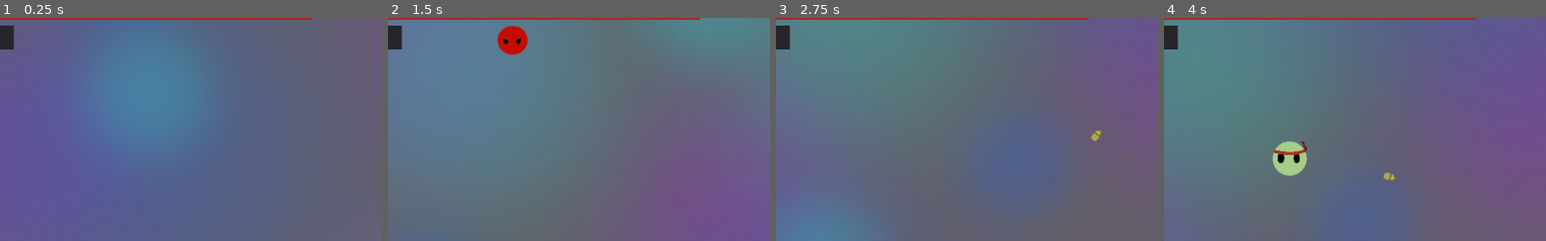
Above: before the commit, frames 1-4 (left to right).
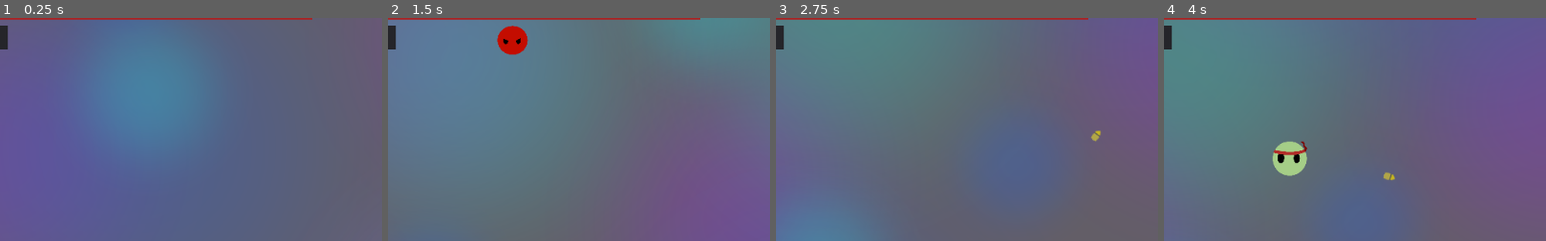
Above: after the commit, the same moments.

Repository: BobWizardLad/combo-gun
Game: Godot game, scene res://Root Scene.tscn
Two runs of this game, one before a commit and one after it. Both use one fixed random seed, a clock stepped at 60 frames per second and the inputs below.
Inputs (mouse positions are % of the whole screen's width and height, from its top left):
- Up to frame 1 (0.25 s): no input
- Up to frame 2 (1.5 s): tap Enter at 0.5 s; move the mouse to (72, 45) at 0.52 s; press the mouse at (72, 45) at 0.53 s; hold D (move_right) 0.53-1.28 s; move the mouse to (30, 55) at 1.27 s; release the mouse at (30, 55) at 1.28 s; hold S (move_down) from 1.28 s (still down); click (30, 55) at 1.35 s
- Up to frame 3 (2.75 s): move the mouse to (60, 28) at 2.02 s; release S (move_down) at 2.03 s; press the mouse at (60, 28) at 2.03 s; hold D (move_right) from 2.03 s (still down)
- Up to frame 4 (4 s): move the mouse to (45, 70) at 2.77 s; release D (move_right) at 2.78 s; release the mouse at (45, 70) at 2.78 s; hold W (move_up) 2.78-3.53 s; click (45, 70) at 2.85 s; move the mouse to (80, 65) at 3.52 s; press the mouse at (80, 65) at 3.53 s; hold A (move_left) from 3.53 s (still down)
The pictures show only the part of the screen within x 3-53%, y 4-54%; the shares and areas given below are measured in that part.

The runs differ from the first frame. In frame 1, 0.2% of the frame differs, in the area x 2-4%, y 3-15%; in frame 2, 0.2%; in frame 3, 0.2%; in frame 4, 0.2%.

Commit message:
Emergency Brake
Game Jam is over, adding a real ending to this. Wanted to preserve this effect for posterity.

Diff:
--- /dev/null
+++ b/Game.gd
@@ -0,0 +1,24 @@
+extends Node2D
+
+
+# Need all three enemies to be gone
+var goal1 = false
+var goal2 = false
+var goal3 = false
+
+
+# Called when the node enters the scene tree for the first time.
+func _ready():
+	pass # Replace with function body.
+
+
+# Check to see if the enemies are gone, if so Display you win
+func _process(delta):
+	if not self.has_node("Enemy"):
+		goal1 = true
+	if not self.has_node("Enemy3"):
+		goal2 = true
+	if not self.has_node("Enemy4"):
+		goal3 = true
+	if goal1 and goal2 and goal3:
+		$YouWin.visible = true
--- a/GameUI.tscn
+++ b/GameUI.tscn
@@ -7,22 +7,22 @@
 margin_bottom = 40.0
 script = ExtResource( 1 )
 
-[node name="ColorRect2" type="ColorRect" parent="."]
+[node name="MissingH" type="ColorRect" parent="."]
 margin_left = 8.0
 margin_top = 8.0
 margin_right = 448.0
 margin_bottom = 24.0
 color = Color( 0.0980392, 0.0980392, 0.0980392, 1 )
 
-[node name="ColorRect" type="ColorRect" parent="."]
+[node name="Health" type="ColorRect" parent="."]
 margin_left = 8.0
 margin_top = 8.0
 margin_right = 448.0
 margin_bottom = 24.0
 color = Color( 0.670588, 0.133333, 0.133333, 1 )
 
-[node name="Panel" type="Panel" parent="."]
+[node name="MagHUD" type="Panel" parent="."]
 margin_left = 8.0
 margin_top = 32.0
-margin_right = 48.0
+margin_right = 40.0
 margin_bottom = 64.0
--- a/Root Scene.tscn
+++ b/Root Scene.tscn
@@ -9,6 +9,8 @@
 [ext_resource path="res://GameUI.tscn" type="PackedScene" id=7]
 [ext_resource path="res://Enemy.gd" type="Script" id=8]
 [ext_resource path="res://Enemy.tscn" type="PackedScene" id=9]
+[ext_resource path="res://Game.gd" type="Script" id=10]
+[ext_resource path="res://you_win.png" type="Texture" id=11]
 
 [sub_resource type="CapsuleShape2D" id=1]
 radius = 24.0
@@ -19,6 +21,7 @@
 height = 0.0
 
 [node name="Root Scene" type="Node2D"]
+script = ExtResource( 10 )
 
 [node name="Floor" type="Sprite" parent="."]
 position = Vector2( 504, 344 )
@@ -110,3 +113,8 @@
 [node name="CollisionShape2D" type="CollisionShape2D" parent="Enemy4/EnemyShape"]
 position = Vector2( 0, 1 )
 shape = SubResource( 2 )
+
+[node name="YouWin" type="Sprite" parent="."]
+visible = false
+position = Vector2( 600, 200 )
+texture = ExtResource( 11 )
--- a/UIController.gd
+++ b/UIController.gd
@@ -2,15 +2,31 @@
 
 
 # Declare member variables here. Examples:
-# var a = 2
-# var b = "text"
+var AMMO_MARGIN_LEFT = 0.25
+var AMMO_MARGIN_TOP = 0.25
 
+var ammo_icon = TextureRect.new()
+var reload = true
+var mag_size = 7
 
 # Called when the node enters the scene tree for the first time.
 func _ready():
-	pass # Replace with function body.
+	# Bullet HUD Resources
+	ammo_icon.texture = load("res://bullet.png")
+	ammo_icon.set_anchor(MARGIN_LEFT, AMMO_MARGIN_LEFT)
+	ammo_icon.set_anchor(MARGIN_TOP, AMMO_MARGIN_TOP)
+
+	# Ammo Counter BG Width
+
+
+	# Health Bar
 
 
 # Called every frame. 'delta' is the elapsed time since the previous frame.
 func _process(delta):
+	if (reload):
+		for x in range(mag_size):
+			#$MagHUD.add_child(ammo_icon.duplicate())
+			#ammo_icon.set_position(ammo_icon.position + 16)
+			pass
 	pass
--- a/project.godot
+++ b/project.godot
@@ -13,6 +13,10 @@
 config/name="Combo Gun"
 run/main_scene="res://Root Scene.tscn"
 config/icon="res://icon.png"
+
+[audio]
+
+default_bus_layout=""
 
 [gui]
 
Not shown: 1 places in Root Scene.tscn that only renumber resources
Binary file added: you_win.png
Not shown, added: you_win.png.import
